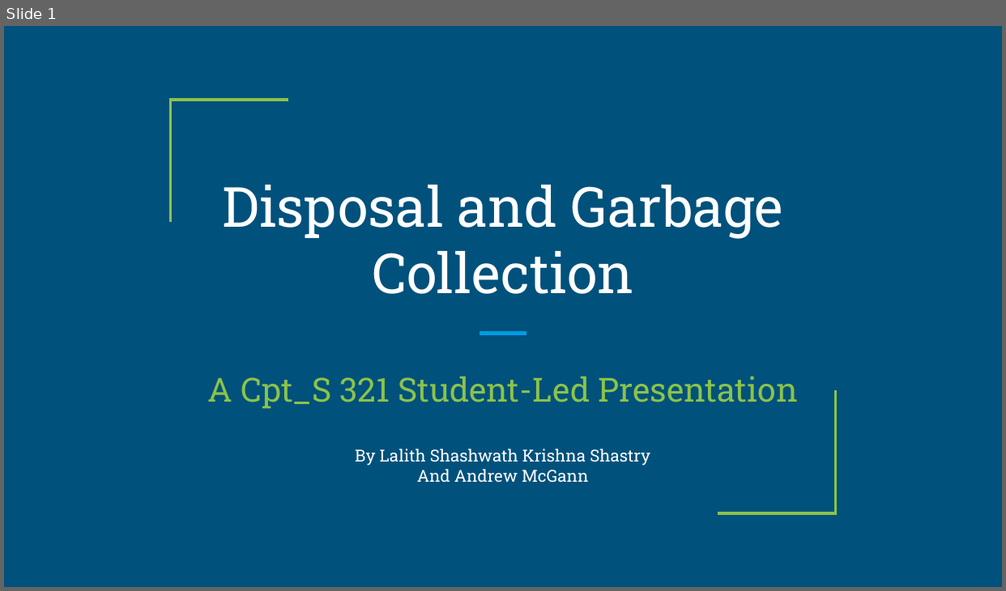
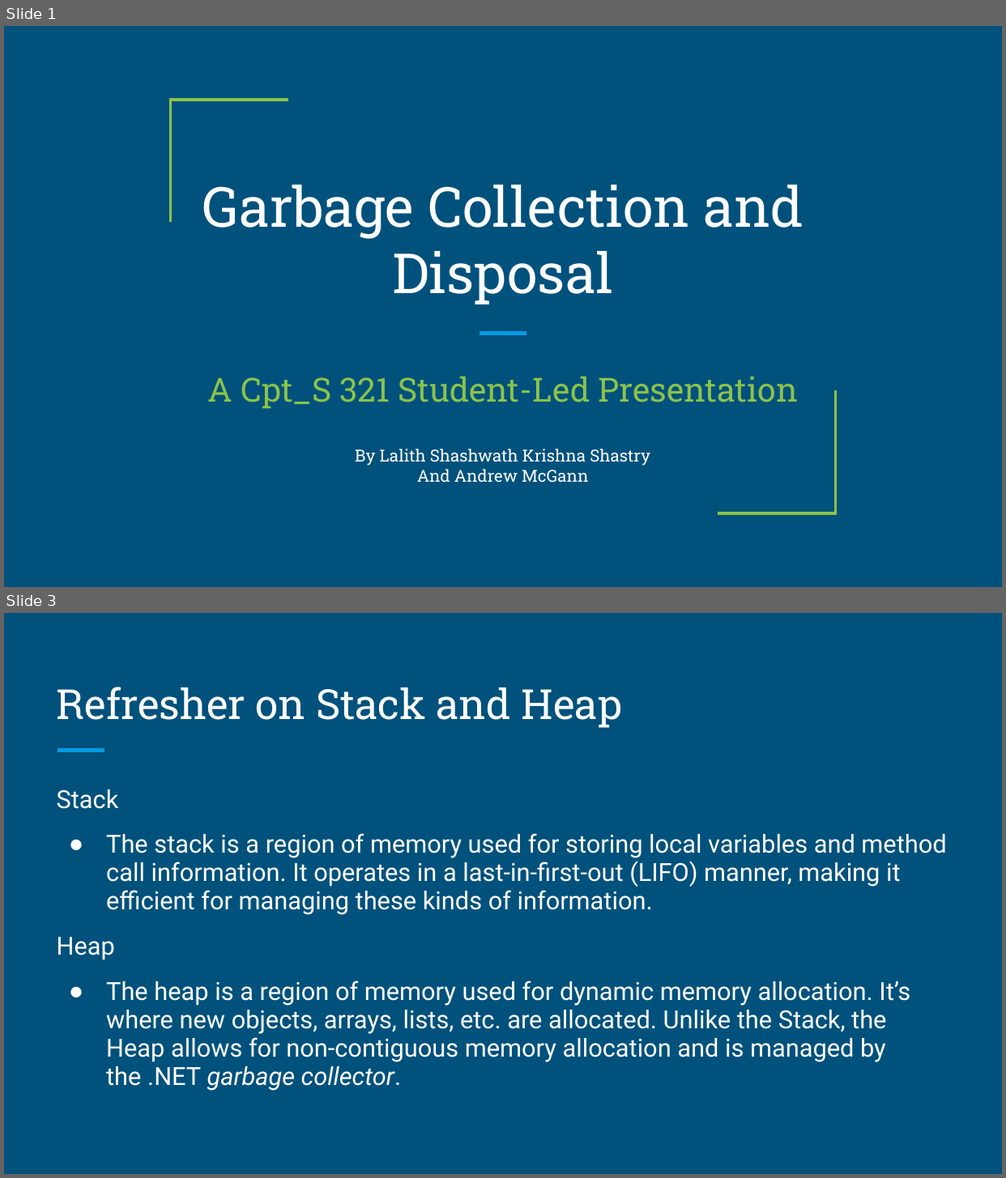
Before and after one commit to lskshastry/Garbage-Collection-and-Disposal-in-C-, a slide deck: Disposal and Garbage Collection.pptx. Shown one above the other, each under a label of ours: slide 1 before the commit, slides 1 and 3 after it; the slides between them are not shown. The pictures are 1006x591 and 1006x1178 pixels, drawn with LibreOffice and Linux fonts; fonts in the diff are those of the drawing. Boxes give left, top, right and bottom in pixels: in the first picture for what was removed or moved away, otherwise in the second. Text is boxed around its words. In the diff, an @@ line names an element or a change of style, - is before the commit and + after.

```diff
--- a/Disposal and Garbage Collection.pptx
+++ b/Disposal and Garbage Collection.pptx
@@ slide 3 added at box(4, 613, 1002, 1174), background #00517C @@
@@ title added at box(57, 687, 623, 728), 30 pt, text #FFFFFF @@
+Refresher on Stack and Heap
@@ line added from (58, 751) to (104, 751), #039BE5 3 pt @@
@@ text added at box(57, 790, 946, 1091), 18 pt, text #FFFFFF @@
+Stack
+● The stack is a region of memory used for storing local variables and method call information. It operates in a last-in-first-out (LIFO) manner, making it efficient for managing these kinds of information.
+Heap
+● The heap is a region of memory used for dynamic memory allocation. It’s where new objects, arrays, lists, etc. are allocated. Unlike the Stack, the Heap allows for non-contiguous memory allocation and is managed by the .NET garbage collector.
@@ slide 1 changed as well @@
@@ title at box(202, 185, 803, 305): text changed @@
-Disposal and Garbage Collection
+Garbage Collection and Disposal
```
Also in this commit, not shown: 2 other slides changed, 13 other slides added, 5 other files.
